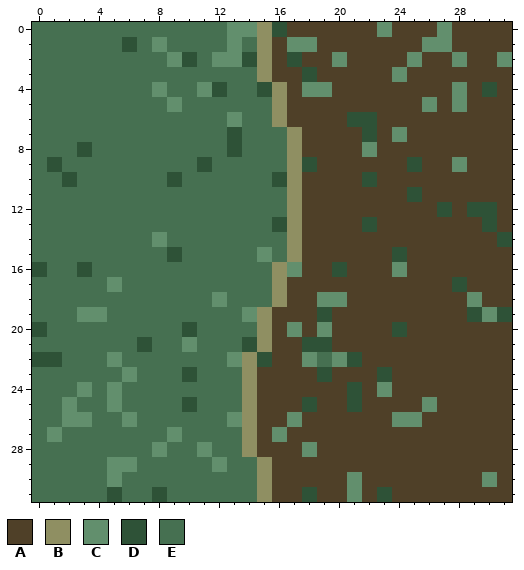
Two versions of one pixel-art sprite, sinkdungeon_resource/Texture/dungeon/coast007.png. The picture above was drawn from the file before the commit.
The file is 32x32 pixels.
Palette (. is transparent): A #4f4028  B #8f8f62  C #628f6d  D #2e5237  E #467051
Pixels before, first column x 0:
 0 EEEEEEEEEEEEECCBDAAAAAACAAACAAAA
 1 EEEEEEDECEEEECEBACCAAAAAAACCAAAA
 2 EEEEEEEEECDECCDBADAACAAAACAACAAC
 3 EEEEEEEEEEEEEEEBAADAAAAACAAAAAAA
 4 EEEEEEEECEECDEEDBACCAAAAAAAACADA
 5 EEEEEEEEECEEEEEEBAAAAAAAAACACAAA
 6 EEEEEEEEEEEEECEEBAAAADDAAAAAAAAA
 7 EEEEEEEEEEEEEDEEEBAAAADACAAAAAAA
 8 EEEDEEEEEEEEEDEEEBAAAACAAAAAAAAA
 9 EDEEEEEEEEEDEEEEEBDAAAAAADAACAAA
10 EEDEEEEEEDEEEEEEDBAAAADAAAAAAAAA
11 EEEEEEEEEEEEEEEEEBAAAAAAADAAAAAA
12 EEEEEEEEEEEEEEEEEBAAAAAAAAADADDA
13 EEEEEEEEEEEEEEEEDBAAAADAAAAAAADA
14 EEEEEEEECEEEEEEEEBAAAAAAAAAAAAAD
15 EEEEEEEEEDEEEEECEBAAAAAADAAAAAAA
16 DEEDEEEEEEEEEEEEBCAADAAACAAAAAAA
17 EEEEECEEEEEEEEEEBAAAAAAAAAAADAAA
18 EEEEEEEEEEEECEEEBAACCAAAAAAAACAA
19 EEECCEEEEEEEEECBAAADAAAAAAAAADCD
20 DEEEEEEEEEDEEEEBACACAAAADAAAAAAA
21 EEEEEEEDEECEEEDBAADDAAAAAAAAAAAA
22 DDEEECEEEEEEECBDAACECDAAAAAAAAAA
23 EEEEEECEEEDEEEBAAAADAAADAAAAAAAA
24 EEECECEEEEEEEEBAAAAAADACAAAAAAAA
25 EECEECEEEEDEEEBAAADAADAAAACAAAAA
26 EECCEECEEEEEECBAACAAAAAACCAAAAAA
27 ECEEEEEEECEEEEBACAAAAAAAAAAAAAAA
28 EEEEEEEECEECEEBAAACAAAAAAAAAAAAA
29 EEEEECCEEEEECEEBAAAAAAAAAAAAAAAA
30 EEEEECEEEEEEEEEBAAAAACAAAAAAAACA
31 EEEEEDEEDEEEEEEBAADAACADAAAAAAAA
The result:
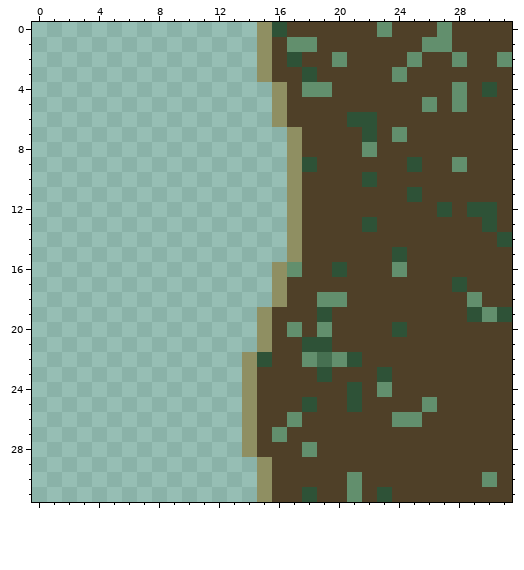
Change:
Colour C is removed in row 0 at x 13 to 14; in row 1 at x 8 and 13; in row 2 at x 9 and 12 to 13; in row 4 at x 8 and 11; in row 5 at x 9; in row 6 at x 13.
Colour C is removed in row 14 at x 8; in row 15 at x 15; in row 17 at x 5; in row 18 at x 12; in row 19 at x 3 to 4 and 14; in row 21 at x 10.
Colour C is removed in row 22 at x 5 and 13; in row 23 at x 6; in row 24 at x 3 and 5; in row 25 at x 2 and 5; in row 26 at x 2 to 3, 6 and 13; in row 27 at x 1 and 9.
Colour C is removed in row 28 at x 8 and 11; in row 29 at x 5 to 6 and 12; in row 30 at x 5.
Colour D is removed in row 1 at x 6; in row 2 at x 10 and 14; in row 4 at x 12 and 15; in row 7 at x 13; in row 8 at x 3 and 13; in row 9 at x 1 and 11.
Colour D is removed in row 10 at x 2, 9 and 16; in row 13 at x 16; in row 15 at x 9; in row 16 at x 0 and 3; in row 20 at x 0 and 10; in row 21 at x 7 and 14.
Colour D is removed in row 22 at x 0 to 1; in row 23 at x 10; in row 25 at x 10; in row 31 at x 5 and 8.
Colour E is removed in row 0 at x 0 to 12; in row 1 at x 0 to 5, 7, 9 to 12 and 14; in row 2 at x 0 to 8 and 11; in row 3 at x 0 to 14; in row 4 at x 0 to 7, 9 to 10 and 13 to 14; in row 5 at x 0 to 8 and 10 to 15.
Colour E is removed in row 6 at x 0 to 12 and 14 to 15; in row 7 at x 0 to 12 and 14 to 16; in row 8 at x 0 to 2, 4 to 12 and 14 to 16; in row 9 at x 0, 2 to 10 and 12 to 16; in row 10 at x 0 to 1, 3 to 8 and 10 to 15; in rows 11 to 12 at x 0 to 16.
Colour E is removed in row 13 at x 0 to 15; in row 14 at x 0 to 7 and 9 to 16; in row 15 at x 0 to 8, 10 to 14 and 16; in row 16 at x 1 to 2 and 4 to 15; in row 17 at x 0 to 4 and 6 to 15; in row 18 at x 0 to 11 and 13 to 15.
Colour E is removed in row 19 at x 0 to 2 and 5 to 13; in row 20 at x 1 to 9 and 11 to 14; in row 21 at x 0 to 6, 8 to 9 and 11 to 13; in row 22 at x 2 to 4 and 6 to 12; in row 23 at x 0 to 5, 7 to 9 and 11 to 13; in row 24 at x 0 to 2, 4 and 6 to 13.
Colour E is removed in row 25 at x 0 to 1, 3 to 4, 6 to 9 and 11 to 13; in row 26 at x 0 to 1, 4 to 5 and 7 to 12; in row 27 at x 0, 2 to 8 and 10 to 13; in row 28 at x 0 to 7, 9 to 10 and 12 to 13; in row 29 at x 0 to 4, 7 to 11 and 13 to 14; in row 30 at x 0 to 4 and 6 to 14.
Colour E is removed in row 31 at x 0 to 4, 6 to 7 and 9 to 14.
Changed places in both pictures, as pixel boxes (x1, y1, x2, y2):
erased: (32, 22, 287, 502)
